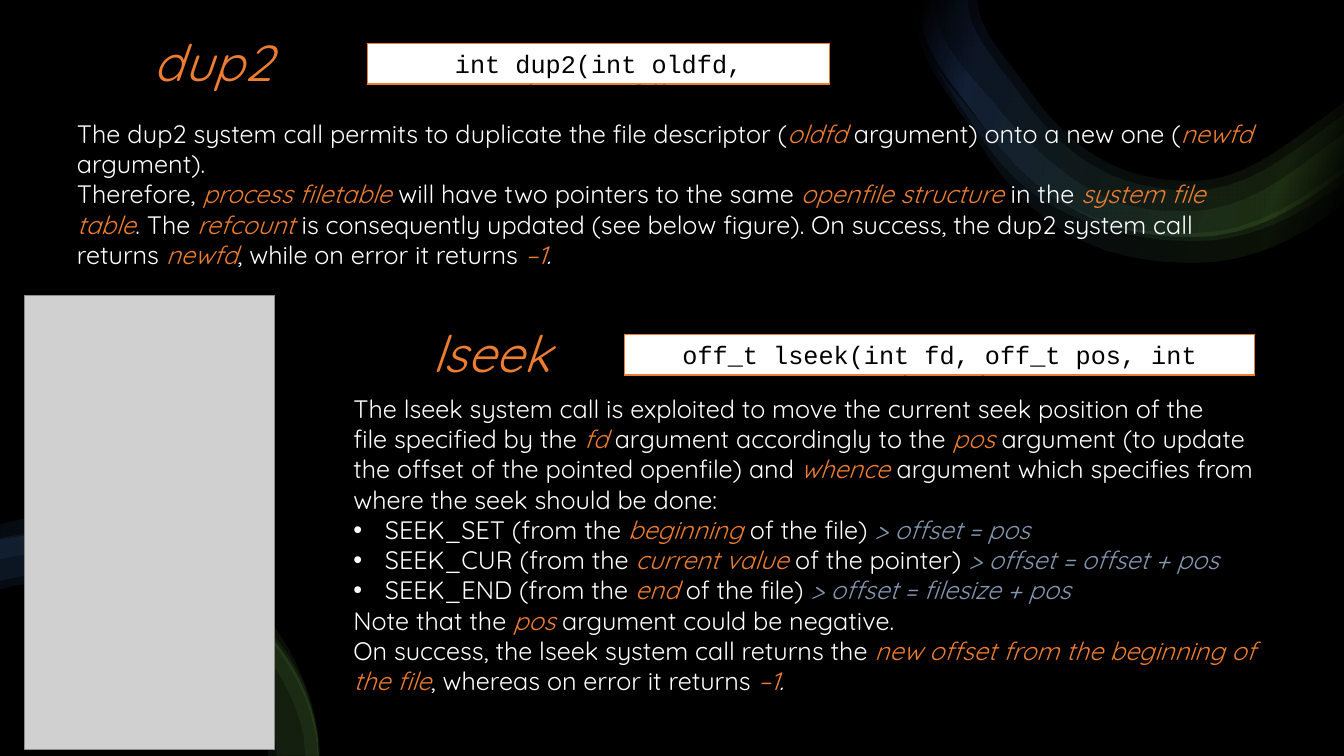
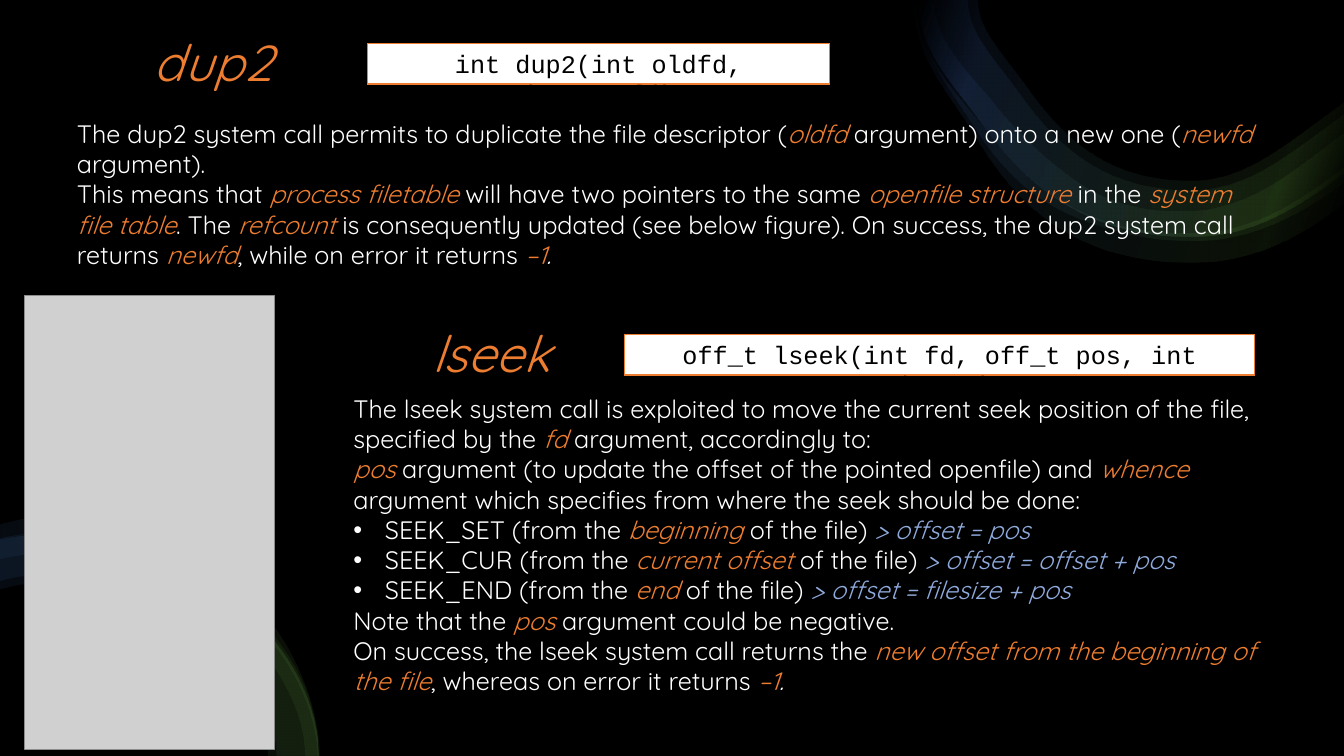
Before and after one commit to DavideAlta/OS161-shell, a slide deck: slide 15 of OS161-shell.pptx. Drawn at 1344x756 pixels with LibreOffice and Linux fonts; fonts in the diff are those of the drawing; grey boxes stand for pictures. Boxes give left, top, right and bottom in pixels: in the first picture for what was removed or moved away, otherwise in the second. Text is boxed around its words. In the diff, an @@ line names an element or a change of style, - is before the commit and + after.

```diff
--- a/OS161-shell.pptx
+++ b/OS161-shell.pptx
@@ text at (77,177,1234,265): text changed @@
-Therefore, process filetable will have two pointers to the same openfile structure in the system file table. The refcount is consequently updated (see below figure). On success, the dup2 system call returns newfd, while on error it returns –1.
+This means that process filetable will have two pointers to the same openfile structure in the system file table. The refcount is consequently updated (see below figure). On success, the dup2 system call returns newfd, while on error it returns –1.
@@ text at (353,399,1249,514): text changed @@
-The lseek system call is exploited to move the current seek position of the file specified by the fd argument accordingly to the pos argument (to update the offset of the pointed openfile) and whence argument which specifies from where the seek should be done:
+The lseek system call is exploited to move the current seek position of the file, specified by the fd argument, accordingly to:
+pos argument (to update the offset of the pointed openfile) and whence argument which specifies from where the seek should be done:
@@ text at (385,513,1070,604): text colour #8497B0 to #8FAADC in "> offset = pos", "> offset = filesize + pos" @@
@@ text at (385,542,1175,574): text changed @@
-• SEEK_CUR (from the current value of the pointer) > offset = offset + pos
+• SEEK_CUR (from the current offset of the file) > offset = offset + pos
```
Also in this commit, not shown: 10 other slides changed.
